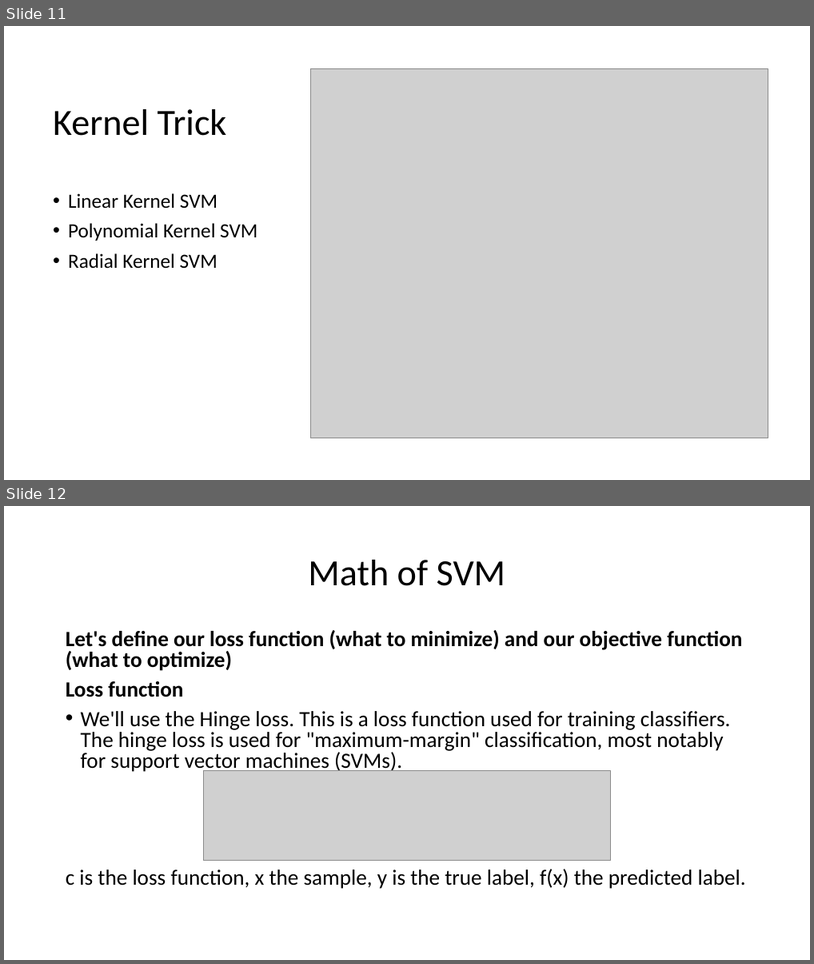
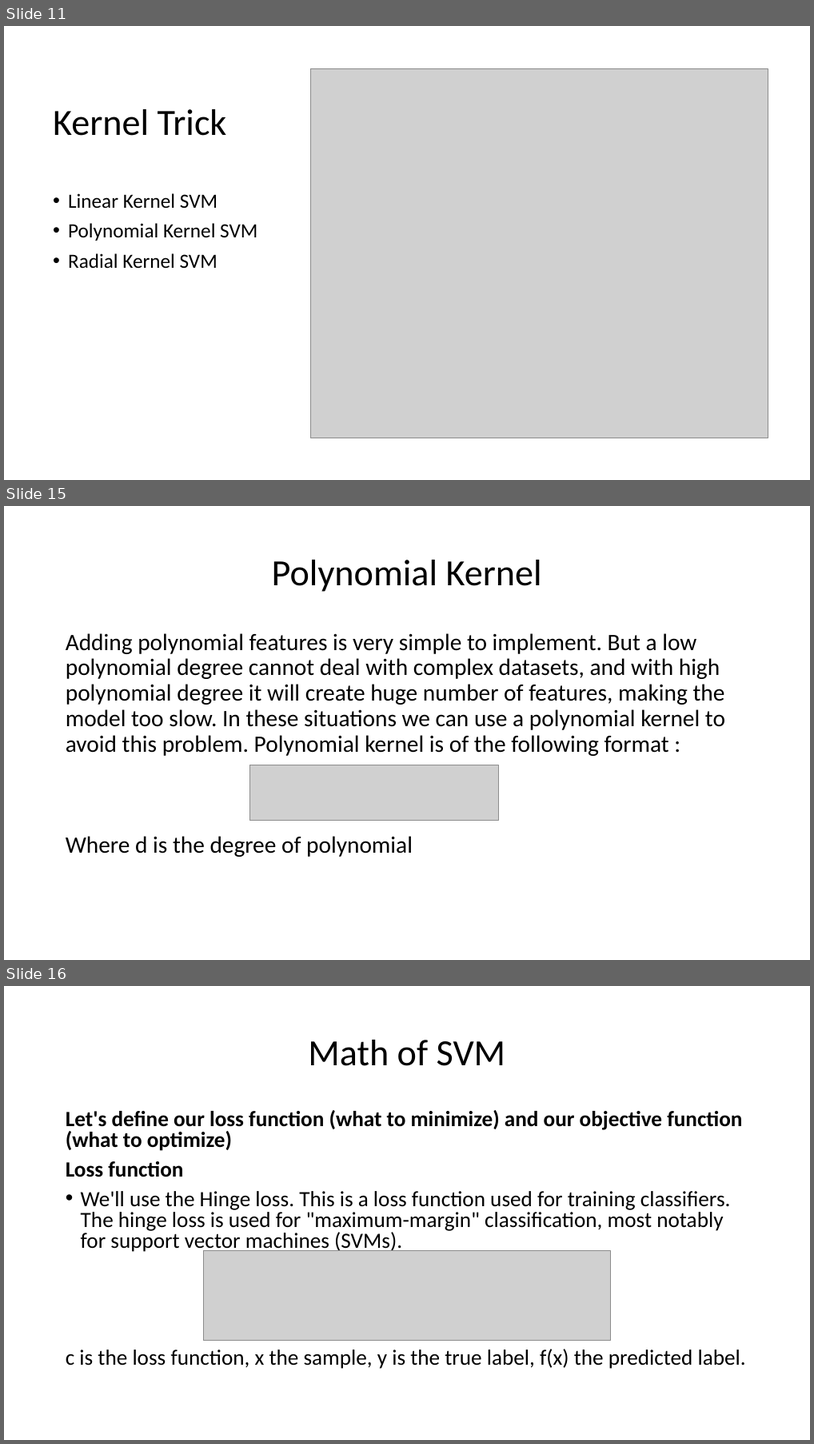
Before and after one commit to ravi4all/MachineLearning_JuneRegular, a slide deck: SVM/SupportVectorMachines.pptx. Shown one above the other, each under a label of ours: slides 11 and 12 before the commit, slides 11, 15 and 16 after it; the slides between them are not shown. The pictures are 814x964 and 814x1444 pixels, drawn with LibreOffice and Linux fonts; fonts in the diff are those of the drawing; grey boxes stand for pictures. Boxes give left, top, right and bottom in pixels: in the first picture for what was removed or moved away, otherwise in the second. Text is boxed around its words. In the diff, an @@ line names an element or a change of style, - is before the commit and + after.

```diff
--- a/SVM/SupportVectorMachines.pptx
+++ b/SVM/SupportVectorMachines.pptx
@@ slide 15 added at (4,506,810,960), background #FFFFFF @@
@@ title added at (272,560,542,592), 44 pt, text #000000 @@
+Polynomial Kernel
@@ text added at (66,633,726,856), 28 pt, text #000000 @@
+Adding polynomial features is very simple to implement. But a low polynomial degree cannot deal with complex datasets, and with high polynomial degree it will create huge number of features, making the model too slow. In these situations we can use a polynomial kernel to avoid this problem. Polynomial kernel is of the following format :
+Where d is the degree of polynomial
@@ picture added at (250,765,499,820) @@
@@ what was slide 12 is now slide 16 @@
```
Also in this commit, not shown: 3 other slides added, 5 other files.
